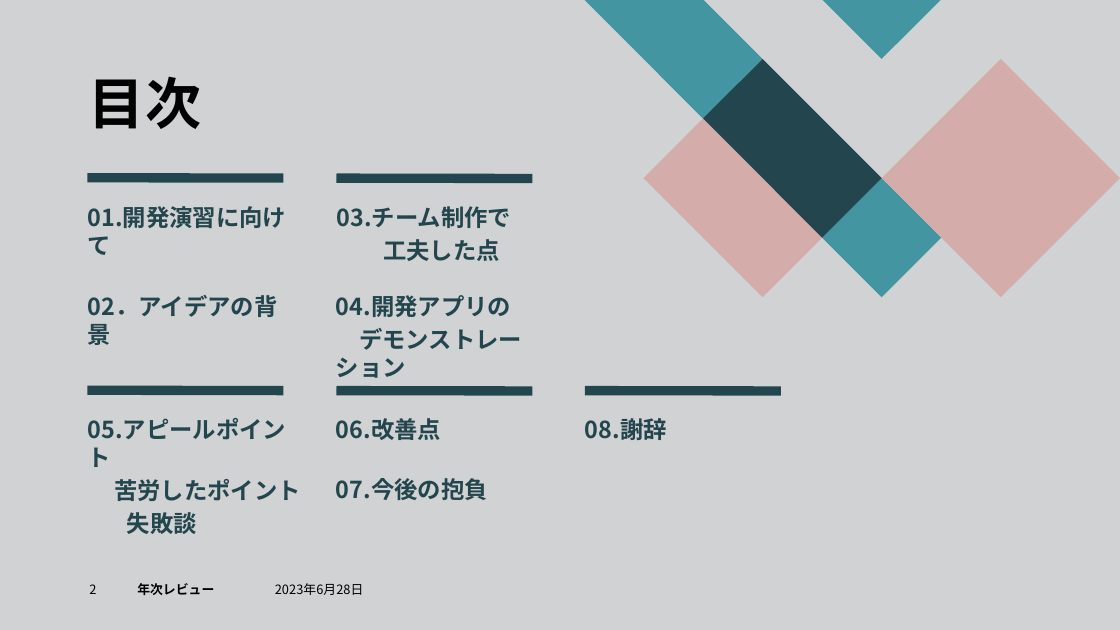
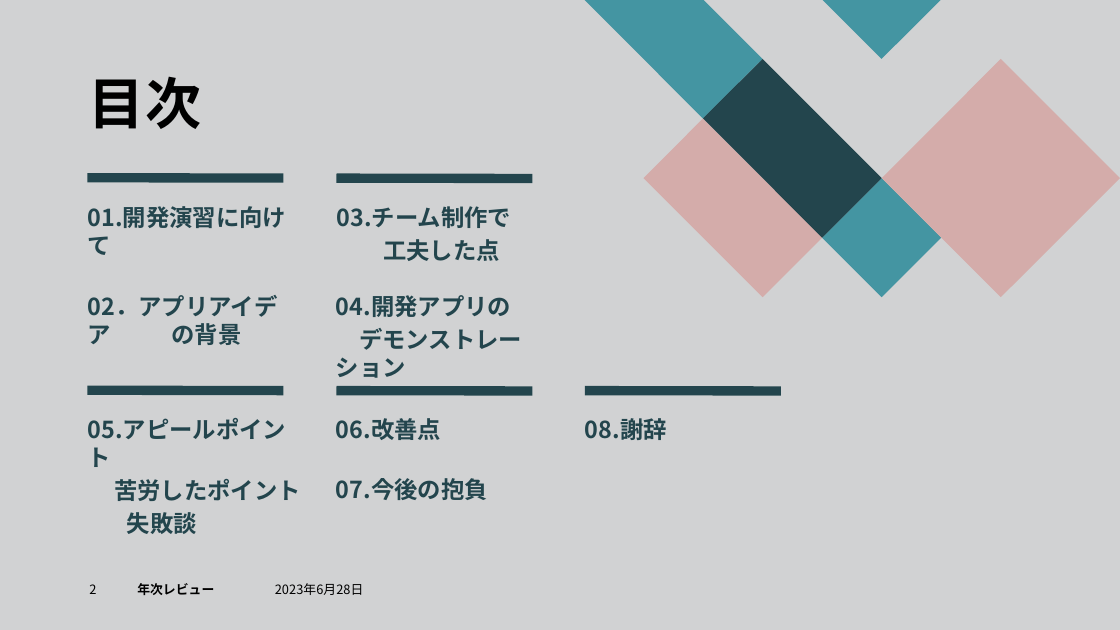
Before and after one commit to dojo2023/C-5, a slide deck: slide 2 of doc/SubsKeeper.pptx. Drawn at 1120x630 pixels with LibreOffice and Linux fonts; fonts in the diff are those of the drawing. Boxes give left, top, right and bottom in pixels: in the first picture for what was removed or moved away, otherwise in the second. Text is boxed around its words. In the diff, an @@ line names an element or a change of style, - is before the commit and + after.

```diff
--- a/doc/SubsKeeper.pptx
+++ b/doc/SubsKeeper.pptx
@@ text at (88,295,278,345): text changed @@
-02．アイデアの背景
+02．アプリアイデア の背景
```
Also in this commit, not shown: 1 other slide changed, 3 slides removed.
